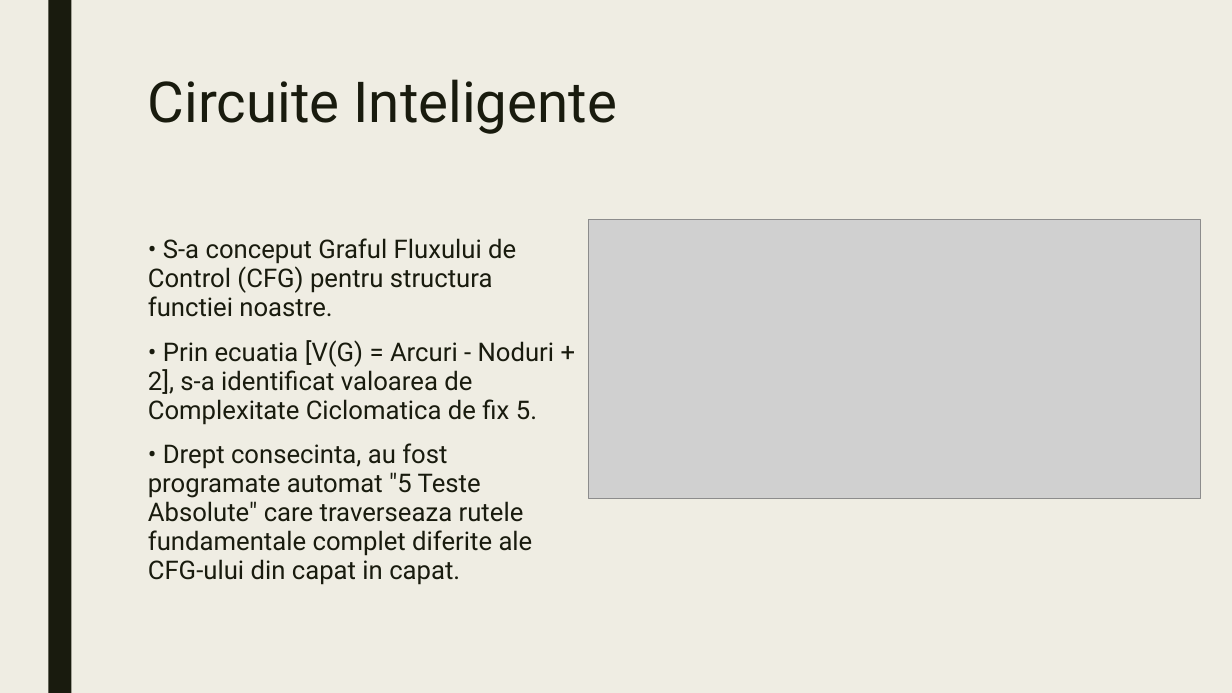
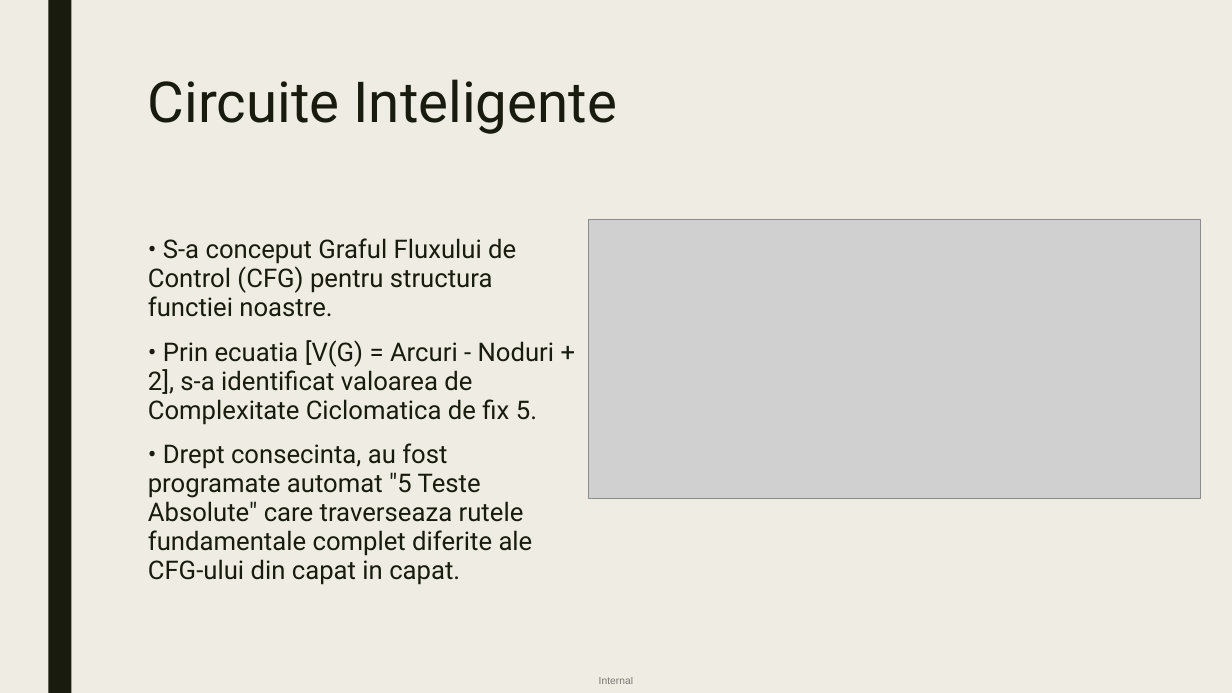
Before and after one commit to apostoltudor/BachelorsDegree-UNIBUC-FMI, a slide deck: slide 7 of TSS.pptx. Drawn at 1232x693 pixels with LibreOffice and Linux fonts; fonts in the diff are those of the drawing; grey boxes stand for pictures. Boxes give left, top, right and bottom in pixels: in the first picture for what was removed or moved away, otherwise in the second. Text is boxed around its words. In the diff, an @@ line names an element or a change of style, - is before the commit and + after.

```diff
--- a/TSS.pptx
+++ b/TSS.pptx
@@ text added at box(599, 677, 633, 684), 8 pt, text #000000 at 50% opacity @@
+Internal
```
Also in this commit, not shown: 8 other slides changed.
